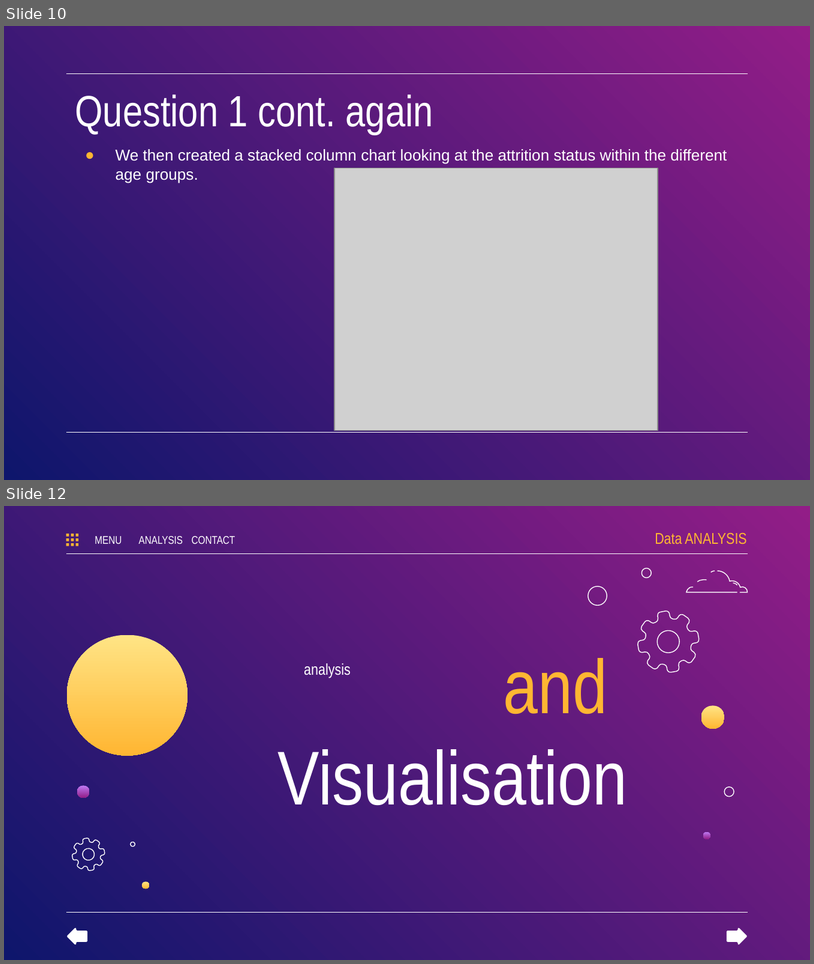
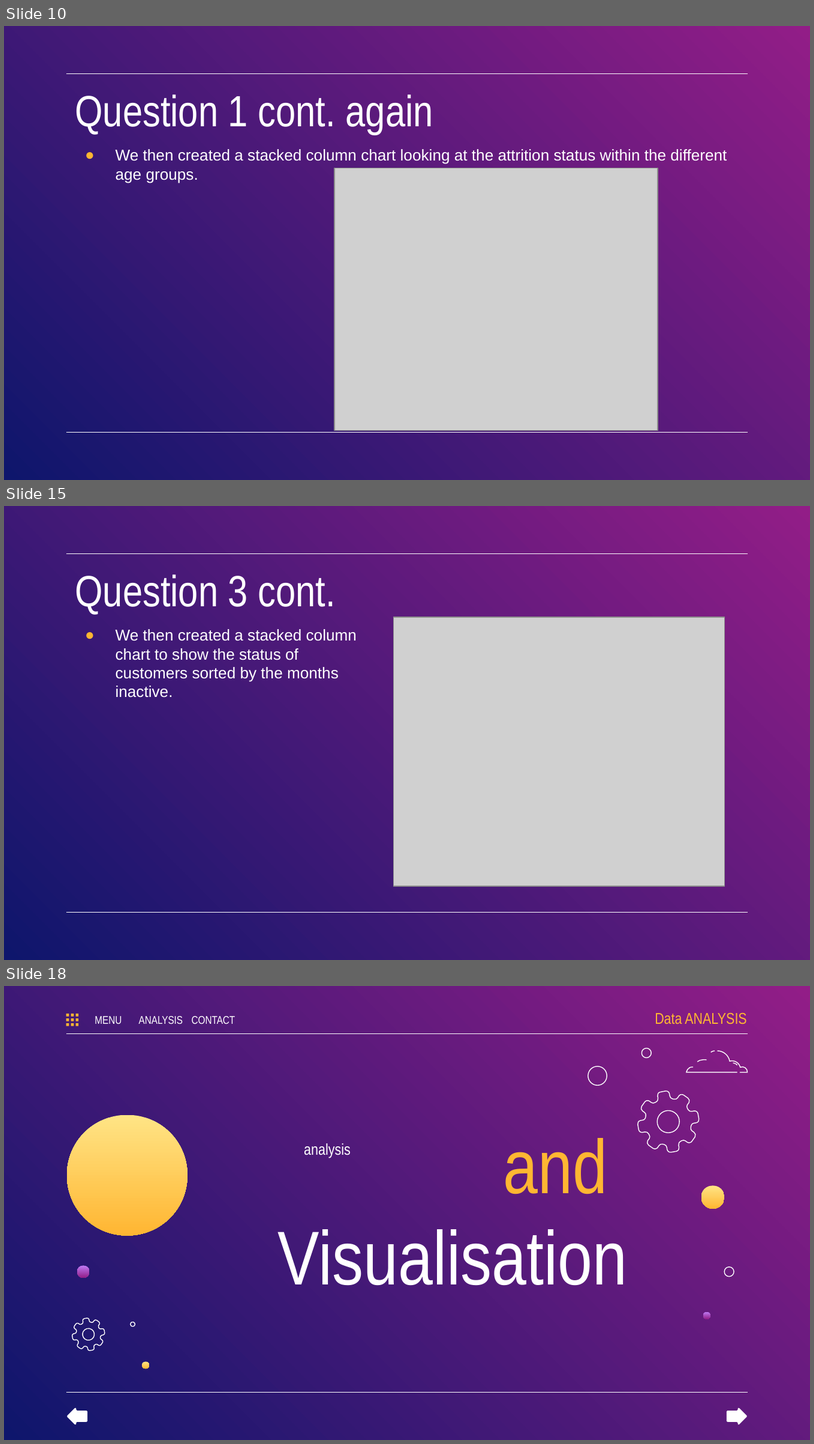
Before and after one commit to Emziicles/Project1-CreditCard, a slide deck: PresentationFile/Project Slides - v2.pptx. Shown one above the other, each under a label of ours: slides 10 and 12 before the commit, slides 10, 15 and 18 after it; the slides between them are not shown. The pictures are 814x964 and 814x1444 pixels, drawn with LibreOffice and Linux fonts; fonts in the diff are those of the drawing; grey boxes stand for pictures. Boxes give left, top, right and bottom in pixels: in the first picture for what was removed or moved away, otherwise in the second. Text is boxed around its words. In the diff, an @@ line names an element or a change of style, - is before the commit and + after.

```diff
--- a/PresentationFile/Project Slides - v2.pptx
+++ b/PresentationFile/Project Slides - v2.pptx
@@ slide 15 added at box(4, 506, 810, 960), background gradient #921D87 to #0E166C; not listed: 2 template elements that a slide beside it also shows @@
@@ title added at box(75, 574, 336, 615), 39 pt, text #FFFFFF @@
+Question 3 cont.
@@ subtitle added at box(116, 629, 357, 697), 14 pt, text #FFFFFF @@
+● We then created a stacked column chart to show the status of customers sorted by the months inactive.
@@ picture added at box(393, 617, 725, 886) @@
@@ what was slide 12 is now slide 18 @@
```
Also in this commit, not shown: 1 slide changed, 5 other slides added.
